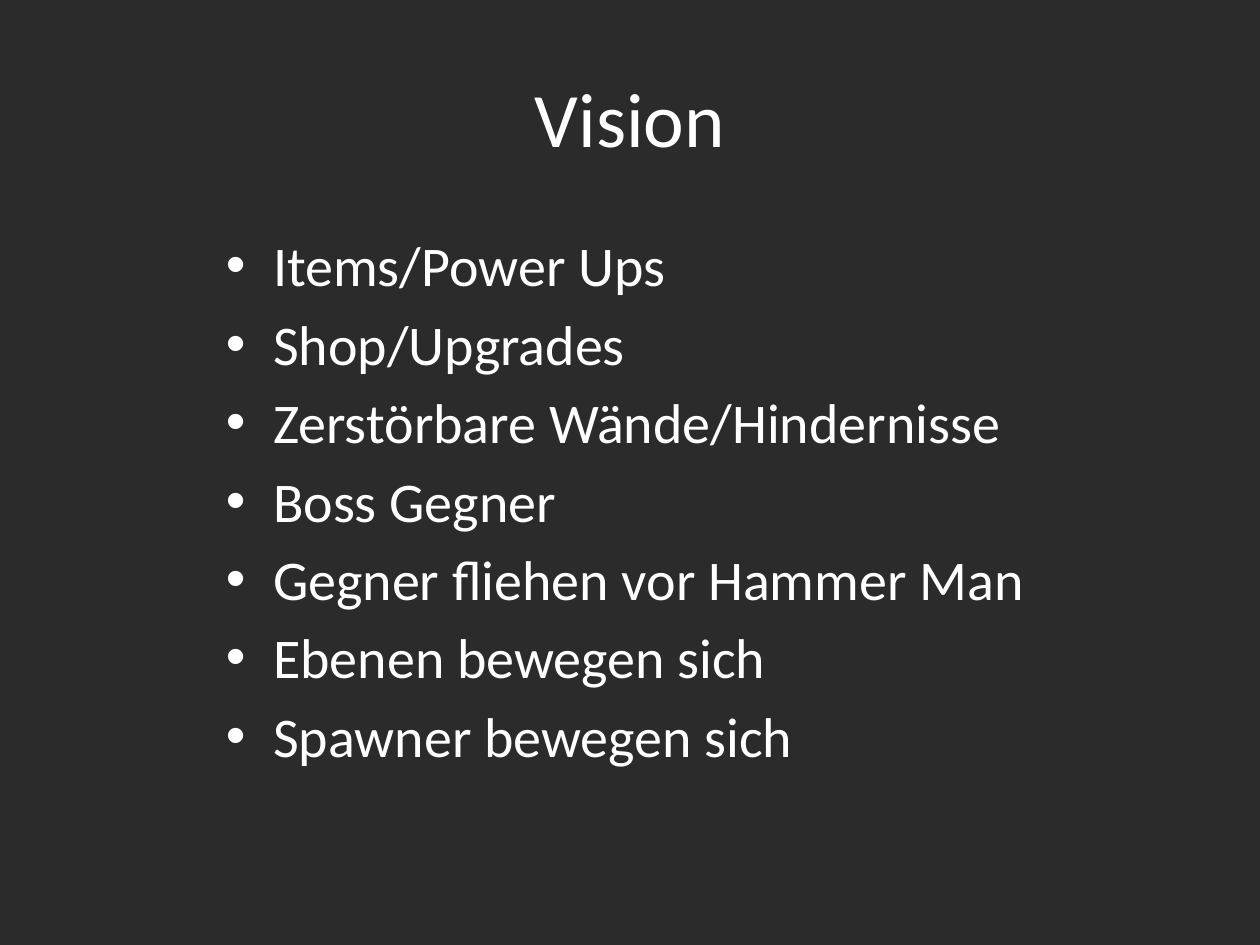
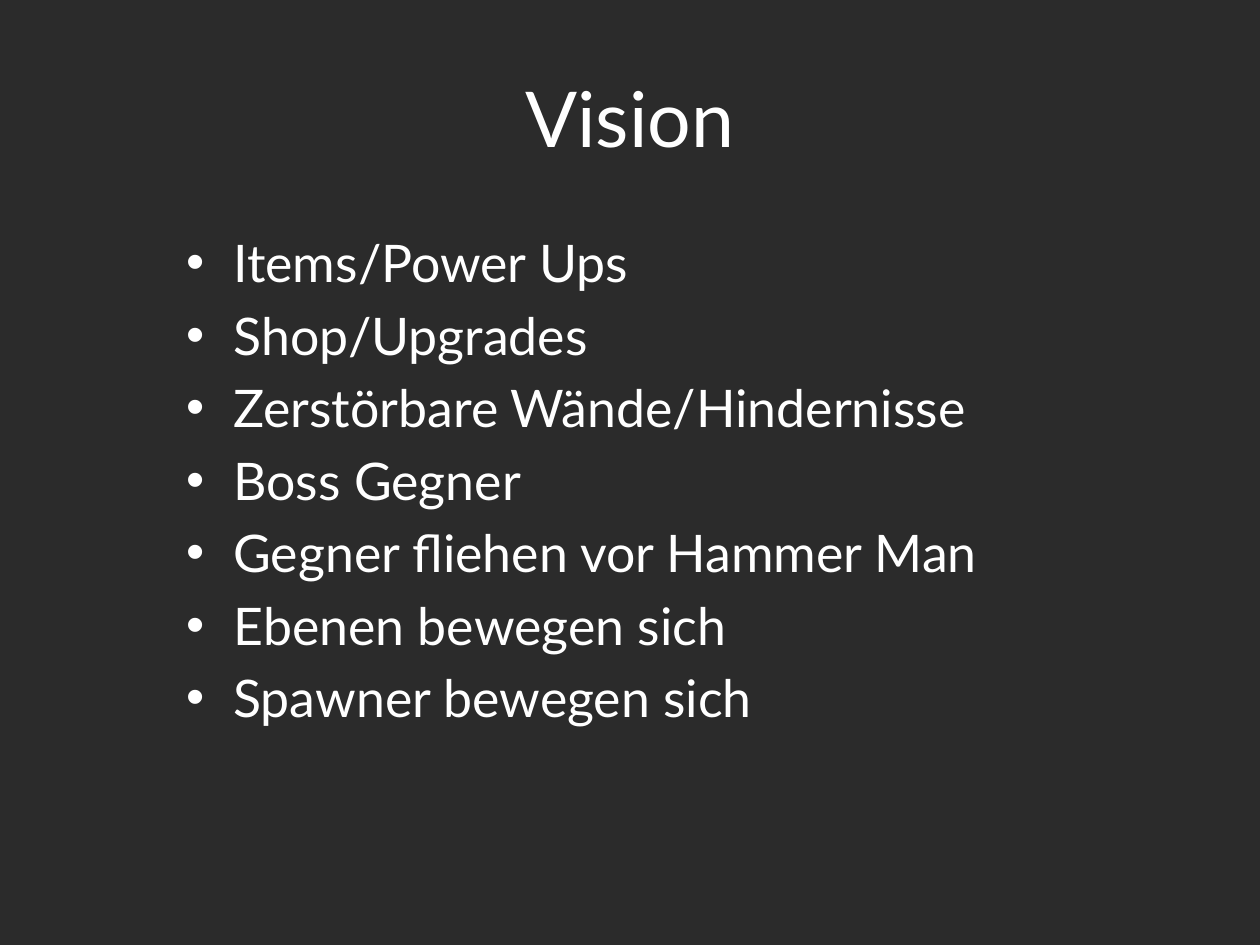
Before and after one commit to Assertores/HammerMan, a slide deck: slide 12 of Documentation/Hammer Man.pptx. Drawn at 1260x945 pixels with LibreOffice and Linux fonts; fonts in the diff are those of the drawing; background and template pictures are left out; a plain dark background stands for a picture behind light text. Boxes give left, top, right and bottom in pixels: in the first picture for what was removed or moved away, otherwise in the second. Text is boxed around its words. In the diff, an @@ line names an element or a change of style, - is before the commit and + after.

Commit message:
Changed Fonts in PPP

```diff
--- a/Documentation/Hammer Man.pptx
+++ b/Documentation/Hammer Man.pptx
@@ title "Vision" at (x1=525, y1=91, x2=734, y2=148): font Calibri to Lato @@
@@ text "Items/Power Ups" moved from (x1=273, y1=247, x2=1023, y2=767) to (x1=233, y1=244, x2=977, y2=727) @@
@@ text "Items/Power Ups" at (x1=233, y1=244, x2=977, y2=727): size 32 to 29.6 pt, font Calibri to Lato @@
```
Also in this commit, not shown: 11 other slides changed.
